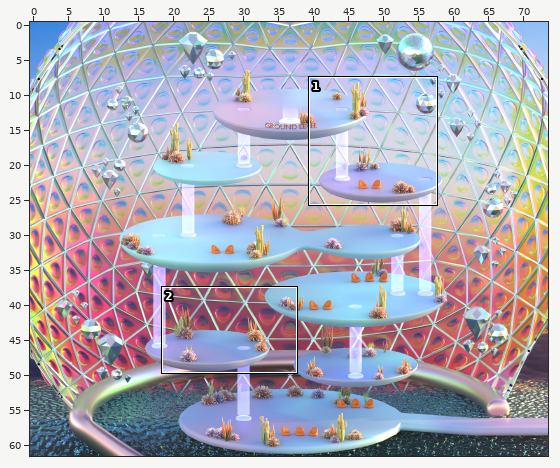
Two states of a Tiled map (JSON), Gallery.tmj. The first picture is a wide view before the edit; the outline marks the close-up.
Close-up. First the earlier version:
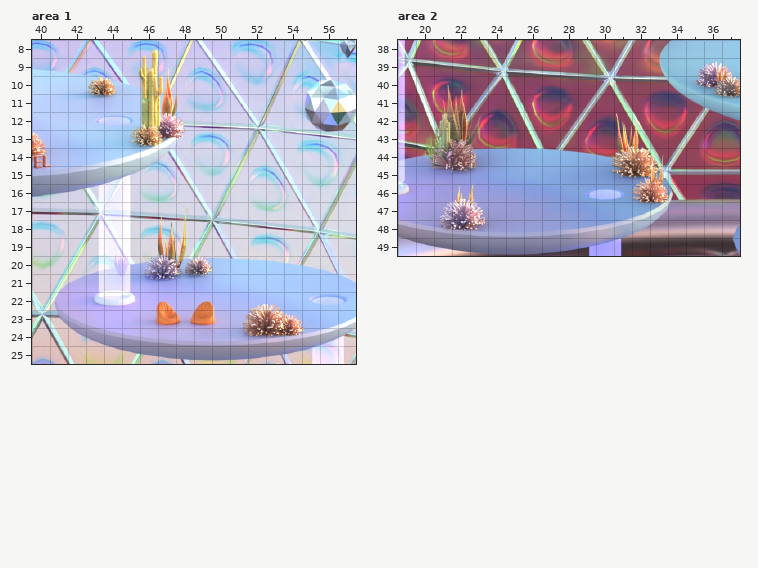
Cells are 32x32 px. Shown: area 1 x 40..57, y 8..25; area 2 x 19..37, y 38..49. The commit also changed other parts of the map, which this record leaves out.
And afterwards:
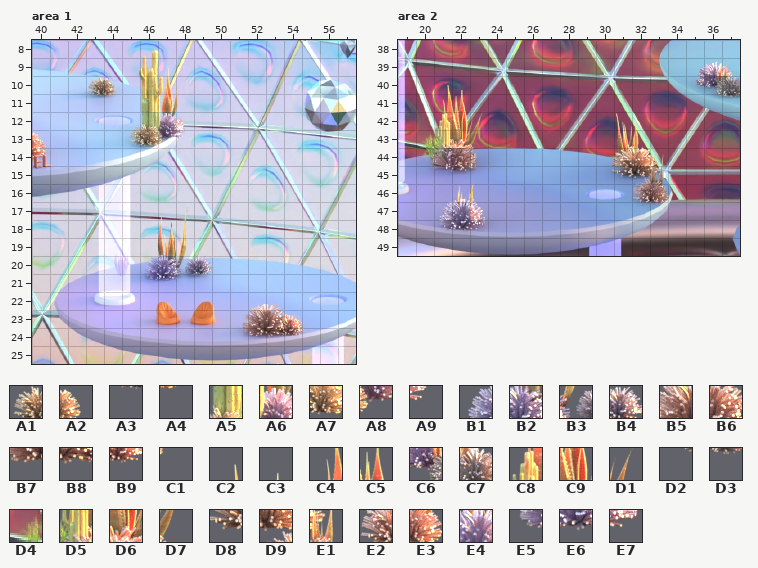
Key: from "Chunk 21": A1 253, A2 254; from "Chunk 22": A3 70, A4 71, A5 146, A6 147, A7 219, A8 220, A9 221; from "Chunk 24": B1 220, B2 221, B3 222, B4 223; from "Chunk 25": B5 187, B6 188; from "Chunk 26": B7 4, B8 5, B9 6, C1 7; from "Chunk 30": C2 24, C3 25, C4 90, C5 91, C6 120, C7 121, C8 159, C9 160, D1 161, D2 191, D3 192, D4 226, D5 227, D6 228, D7 229; from "Chunk 31": D8 201, D9 202, E1 203; from "Chunk 32": E2 15, E3 16, E4 75, E5 144, E6 145, E7 146.
__ is an empty cell.
See-through tiles are keyed as they look on the map.
The edit:
Layer "Foreground", area 1:
Tile A1 is removed in row 10 at x 43.
Tile A2 is removed in row 10 at x 44.
Tile A3 is removed in row 11 at x 43.
Tile A4 is removed in row 11 at x 44.
Tile A5 is removed in row 12 at x 46.
Tile A6 is removed in row 12 at x 47.
Tile A7 is removed in row 13 at x 46.
Tile A8 is removed in row 13 at x 47.
Tile A9 is removed in row 13 at x 48.
Tile B1 is removed in row 20 at x 46.
Tile B2 is removed in row 20 at x 47.
Tile B3 is removed in row 20 at x 48.
Tile B4 is removed in row 20 at x 49.
Tile B5 is removed in row 23 at x 52.
Tile B6 is removed in row 23 at x 53.
Tile B7 is removed in row 24 at x 52.
Tile B8 is removed in row 24 at x 53.
Tile B9 is removed in row 24 at x 54.
Tile C1 is removed in row 24 at x 55.
Layer "Foreground", area 2:
The edit adds tile C2 in row 40 at x 21.
The edit adds tile C3 in row 40 at x 22.
The edit adds tile C4 in row 41 at x 21.
The edit adds tile C5 in row 41 at x 22.
The edit adds tile C8 in row 42 at x 21.
The edit adds tile C9 in row 42 at x 22.
The edit adds tile D1 in row 42 at x 23.
The edit adds tile D4 in row 43 at x 20.
The edit adds tile D5 in row 43 at x 21.
The edit adds tile D6 in row 43 at x 22.
The edit adds tile D7 in row 43 at x 23.
Tile C6 is removed in row 40 at x 36.
Tile C7 is removed in row 40 at x 37.
Tile D2 is removed in row 41 at x 36.
Tile D3 is removed in row 41 at x 37.
Tile D8 is removed in row 45 at x 31.
Tile D9 is removed in row 45 at x 32.
Tile E1 is removed in row 45 at x 33.
Tile E2 is removed in row 46 at x 32.
Tile E3 is removed in row 46 at x 33.
Tile E4 is removed in row 47 at x 22.
Tile E5 is removed in row 48 at x 21.
Tile E6 is removed in row 48 at x 22.
Tile E7 is removed in row 48 at x 23.
Where, in picture pixels (left, top, right, bottom), the same in both close-ups:
removed: (88, 76, 116, 96)
removed: (140, 112, 186, 146)
removed: (144, 256, 212, 274)
removed: (248, 310, 304, 337)
added: (420, 85, 483, 148)
removed: (704, 76, 740, 98)
removed: (614, 166, 668, 202)
removed: (439, 202, 486, 231)
